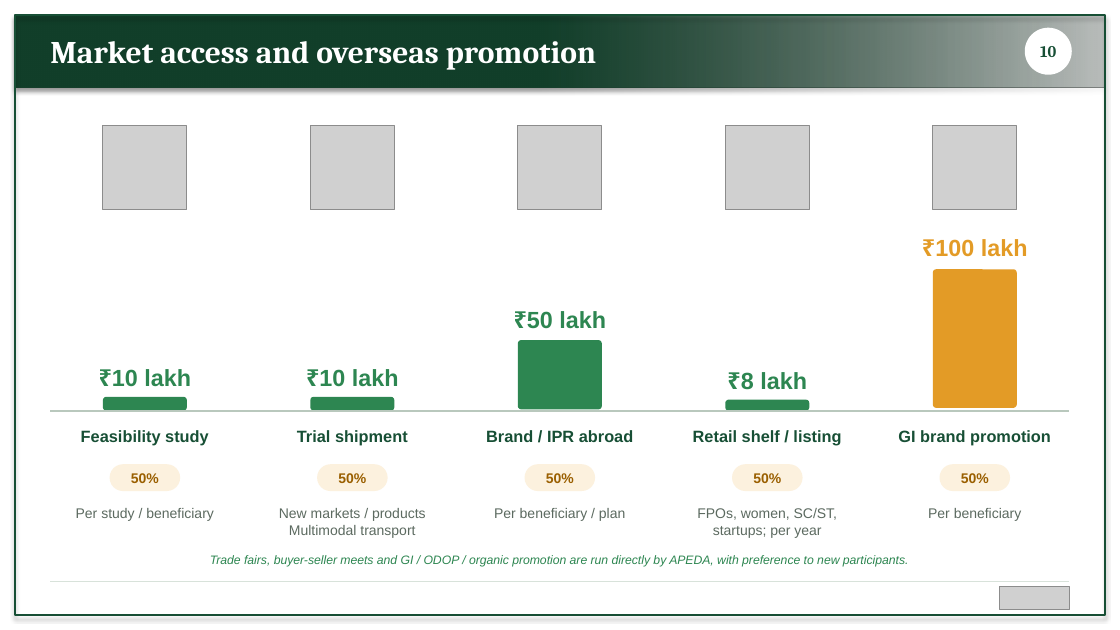
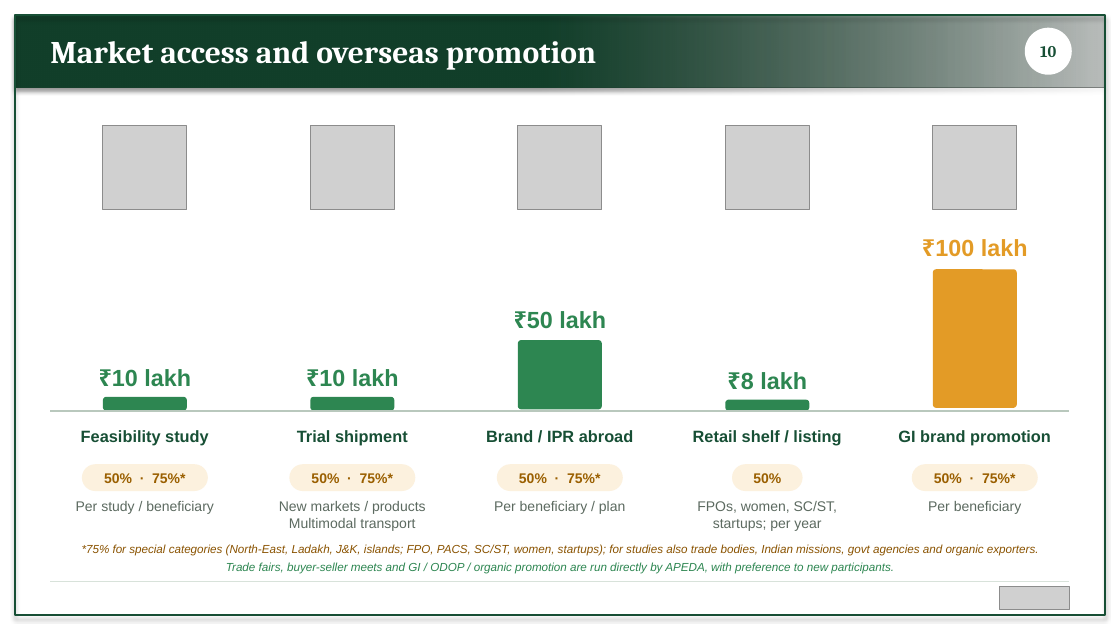
Before and after one commit to BantheFox012/FM, a slide deck: slide 10 of APEDA_BKNY.pptx. Drawn at 1120x630 pixels with LibreOffice and Linux fonts; fonts in the diff are those of the drawing; grey boxes stand for pictures. Boxes give left, top, right and bottom in pixels: in the first picture for what was removed or moved away, otherwise in the second. Text is boxed around its words. In the diff, an @@ line names an element or a change of style, - is before the commit and + after.

```diff
--- a/APEDA_BKNY.pptx
+++ b/APEDA_BKNY.pptx
@@ rounded rectangle resized from (x1=109, y1=465, x2=180, y2=492) to (x1=82, y1=465, x2=208, y2=492) @@
@@ text at (x1=104, y1=473, x2=185, y2=483): text changed @@
-50%
+50% · 75%*
@@ rounded rectangle resized from (x1=317, y1=465, x2=387, y2=492) to (x1=289, y1=465, x2=415, y2=492) @@
@@ text at (x1=311, y1=473, x2=393, y2=483): text changed @@
-50%
+50% · 75%*
@@ rounded rectangle resized from (x1=525, y1=465, x2=596, y2=492) to (x1=497, y1=465, x2=623, y2=492) @@
@@ text at (x1=519, y1=473, x2=600, y2=483): text changed @@
-50%
+50% · 75%*
@@ rounded rectangle resized from (x1=940, y1=465, x2=1011, y2=492) to (x1=912, y1=465, x2=1038, y2=492) @@
@@ text at (x1=934, y1=473, x2=1015, y2=483): text changed @@
-50%
+50% · 75%*
@@ 5 texts moved together from (x1=76, y1=508, x2=1022, y2=538) to (x1=76, y1=501, x2=1022, y2=531) @@
@@ text "Trade fairs, buyer-seller meets and ..." moved from (x1=210, y1=555, x2=909, y2=567) to (x1=226, y1=562, x2=894, y2=574) @@
@@ text "Trade fairs, buyer-seller meets and ..." at (x1=226, y1=562, x2=894, y2=574): size 10.5 to 10 pt @@
@@ text added at (x1=82, y1=544, x2=1039, y2=556), 10 pt, text #8A5300, italic @@
+*75% for special categories (North-East, Ladakh, J&K, islands; FPO, PACS, SC/ST, women, startups); for studies also trade bodies, Indian missions, govt agencies and organic exporters.
```
Also in this commit, not shown: 1 other slide changed.
